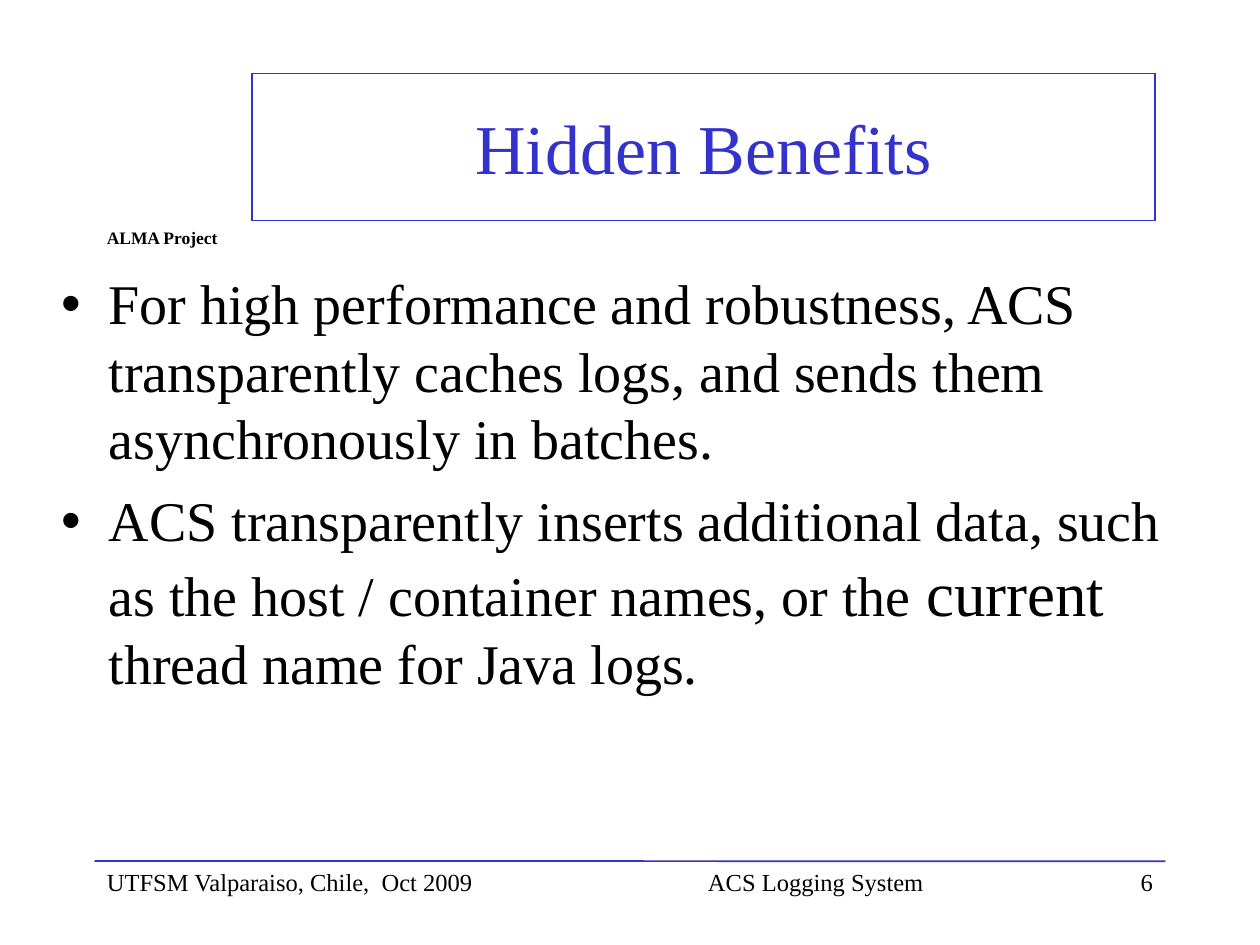
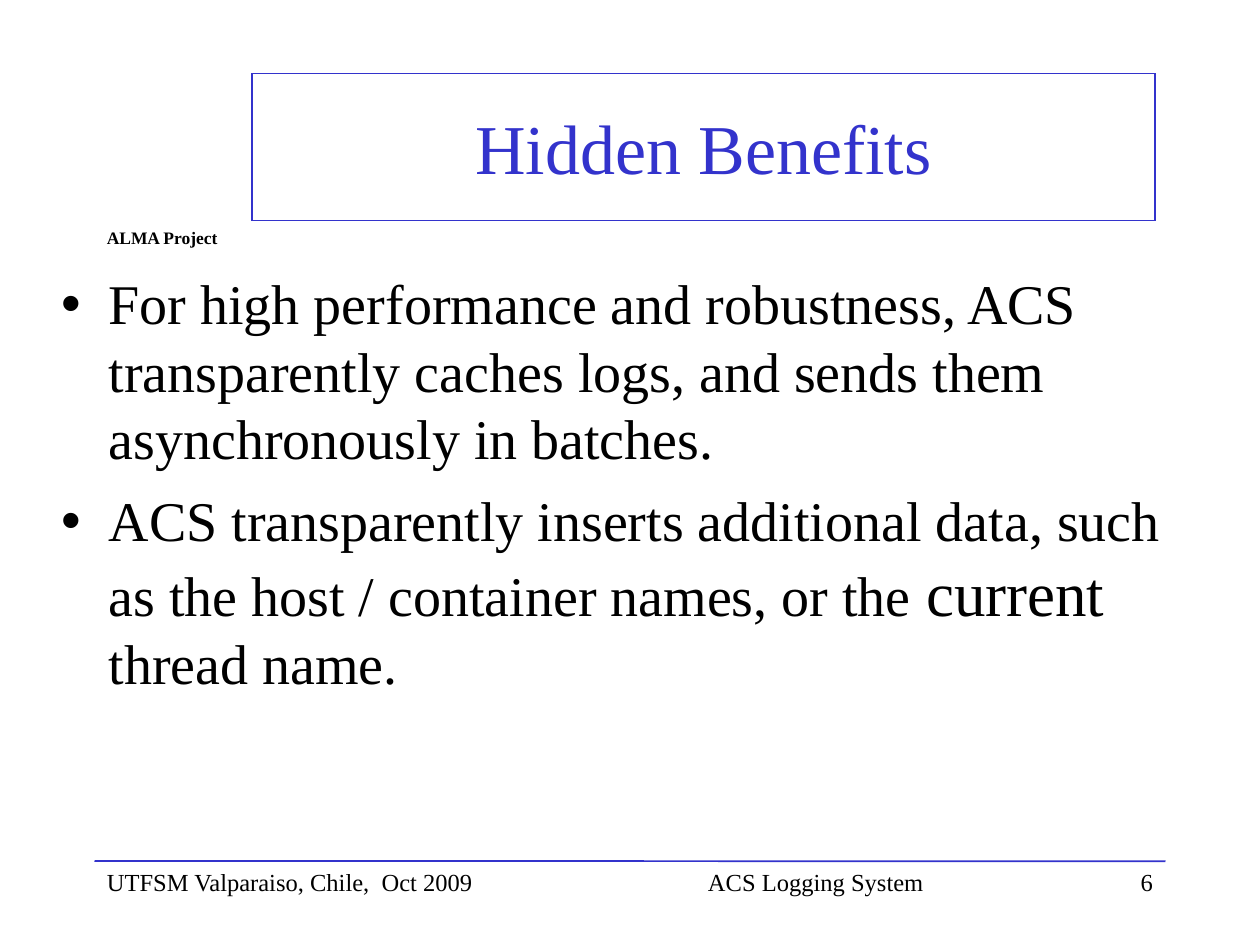
Before and after one commit to ACS-Community/ACS, a slide deck: slide 6 of Documents/ACS-Course/ACSCourse-ACSLoggingSystem.ppt. Drawn at 1260x945 pixels with LibreOffice and Linux fonts; fonts in the diff are those of the drawing; background and template pictures are left out. Boxes give left, top, right and bottom in pixels: in the first picture for what was removed or moved away, otherwise in the second. Text is boxed around its words. In the diff, an @@ line names an element or a change of style, - is before the commit and + after.

```diff
--- a/Documents/ACS-Course/ACSCourse-ACSLoggingSystem.ppt
+++ b/Documents/ACS-Course/ACSCourse-ACSLoggingSystem.ppt
@@ text at (109,502,1160,685): text changed @@
-• ACS transparently inserts additional data, such as the host / container names, or the current thread name for Java logs.
+• ACS transparently inserts additional data, such as the host / container names, or the current thread name.
```
Also in this commit, not shown: 8 other slides changed, 2 slides added.
